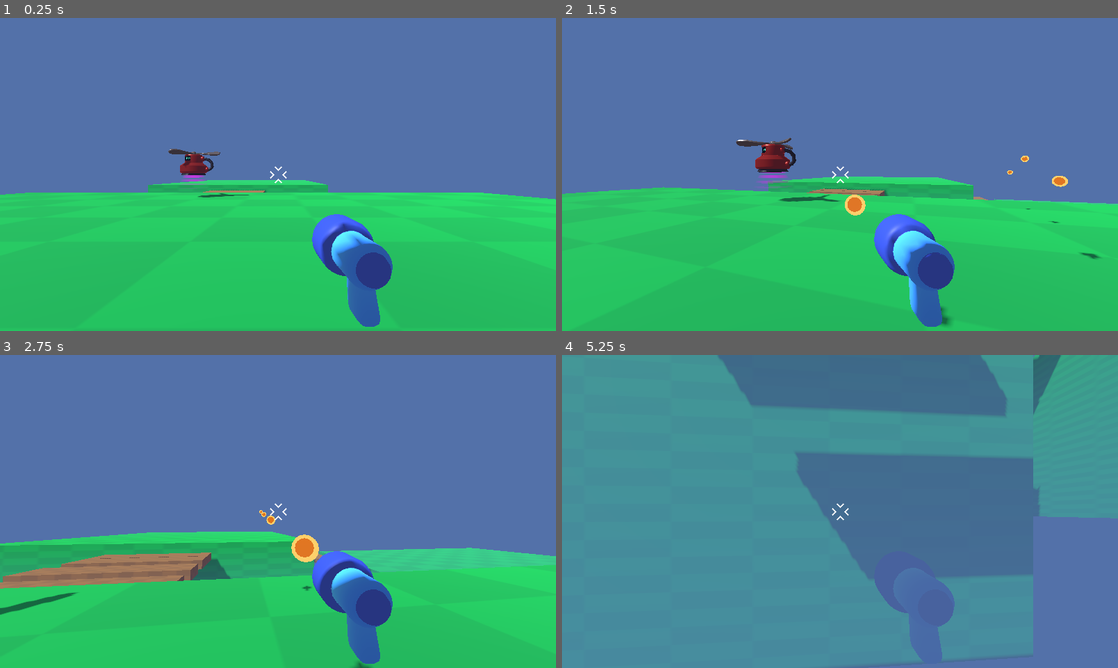
Above: before the commit, frames 1-4 (two rows, left to right).
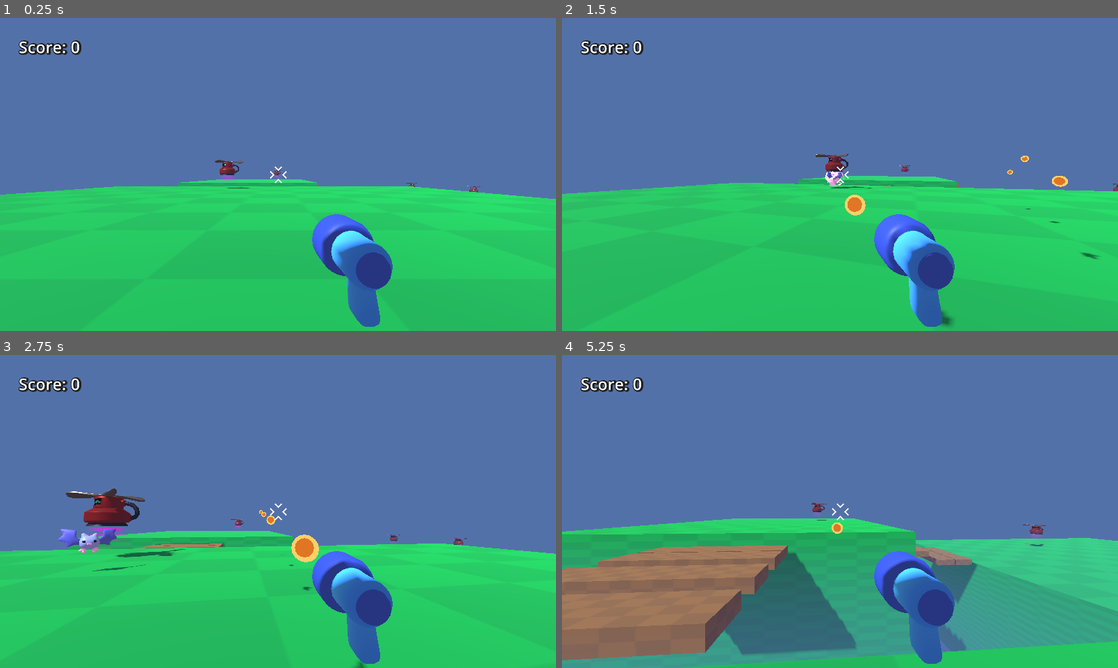
Above: after the commit, the same moments.

Repository: matheusfillipe/godot-3d-shooter
Game: Godot game, scene res://game.tscn
The game is run twice, just before and just after one commit, with the same random seed, the same clock (stepped at 60 frames per second) and the same inputs.
Inputs (mouse positions are in pixels of both pictures, inside the frame that each line leads up to):
- Up to frame 1 (0.25 s): no input
- Up to frame 2 (1.5 s): move the mouse to (867, 174) at 0.52 s; press the mouse at (867, 174) at 0.53 s; hold W (move_forward) from 0.53 s (still down); tap Space (jump) at 0.77 s; move the mouse to (812, 174) at 1.27 s; release the mouse at (812, 174) at 1.28 s; click (812, 174) at 1.35 s
- Up to frame 3 (2.75 s): keep holding W (move_forward); tap Space (jump) at 1.52 s; move the mouse to (289, 505) at 2.02 s; press the mouse at (289, 505) at 2.03 s
- Up to frame 4 (5.25 s): keep holding W (move_forward); move the mouse to (834, 517) at 2.77 s; release the mouse at (834, 517) at 2.78 s; click (834, 517) at 2.85 s; tap Space (jump) at 3.02, 3.77, 4.52 s; move the mouse to (878, 514) at 3.52 s; press the mouse at (878, 514) at 3.53 s; move the mouse to (795, 508) at 4.27 s; release the mouse at (795, 508) at 4.28 s; click (795, 508) at 4.35 s; move the mouse to (845, 511) at 5.02 s; press the mouse at (845, 511) at 5.03 s

The runs differ from the first frame. In frame 1, 2.8% of the frame differs, in the area x 1-100%, y 7-78%; in frame 2, 4.5%; in frame 3, 12%; in frame 4, 88%, in the area x 0-100%, y 0-100%.

Commit message:
end tutorial

Diff:
--- /dev/null
+++ b/game.gd
@@ -0,0 +1,21 @@
+extends Node3D
+var score = 0
+@onready var label: Label = %Label
+
+func increase_score() -> void:
+	score += 1
+	label.text = "Score: " + str(score)
+
+func do_puff(mob: Node) -> void:
+	const SMOKE_PUFF = preload("res://mob/smoke_puff/smoke_puff.tscn")
+	var smoke = SMOKE_PUFF.instantiate()
+	add_child(smoke)
+	smoke.global_position = mob.global_position
+
+func _on_mob_spawner_mob_spawned(mob: Node) -> void:
+	mob.died.connect(increase_score)
+	mob.freed.connect(do_puff)
+	do_puff(mob)
+
+func _on_kill_plane_body_entered(body: Node3D) -> void:
+	get_tree().reload_current_scene.call_deferred()
--- a/game.tscn
+++ b/game.tscn
@@ -1,9 +1,20 @@
-[gd_scene load_steps=6 format=3 uid="uid://dr87vl1oid6ap"]
-
+[gd_scene load_steps=9 format=3 uid="uid://dr87vl1oid6ap"]
+
+[ext_resource type="Script" uid="uid://bgq6uobk4v6fy" path="res://game.gd" id="1_7jktm"]
 [ext_resource type="PackedScene" uid="uid://bj5itwqkvy5mj" path="res://player/player.tscn" id="1_80nbo"]
 [ext_resource type="Material" uid="uid://gd5asgop2wrh" path="res://level/platform.tres" id="1_feb5d"]
 [ext_resource type="Material" uid="uid://b27440y565rx0" path="res://level/bridge.tres" id="2_feb5d"]
 [ext_resource type="PackedScene" uid="uid://88dxb6q616t" path="res://mob/spawner/mob_spawner.tscn" id="4_fc0e3"]
+
+[sub_resource type="LabelSettings" id="LabelSettings_fc0e3"]
+font_size = 56
+outline_size = 7
+outline_color = Color(0, 0, 0, 1)
+shadow_size = 18
+shadow_color = Color(0.141176, 0.141176, 0.141176, 0.968627)
+shadow_offset = Vector2(3.54, 1)
+
+[sub_resource type="WorldBoundaryShape3D" id="WorldBoundaryShape3D_7jktm"]
 
 [sub_resource type="Environment" id="Environment_80nbo"]
 background_mode = 1
@@ -23,6 +34,29 @@
 volumetric_fog_density = 0.1185
 
 [node name="Game" type="Node3D"]
+script = ExtResource("1_7jktm")
+
+[node name="Label" type="Label" parent="."]
+unique_name_in_owner = true
+offset_left = 62.0
+offset_top = 59.0
+offset_right = 274.0
+offset_bottom = 136.0
+size_flags_horizontal = 0
+size_flags_vertical = 0
+text = "Score: 0"
+label_settings = SubResource("LabelSettings_fc0e3")
+
+[node name="KillPlane" type="Area3D" parent="."]
+collision_mask = 2
+
+[node name="CollisionShape3D" type="CollisionShape3D" parent="KillPlane"]
+transform = Transform3D(1, 0, 0, 0, 1, 0, 0, 0, 1, 0, -39.1654, 0)
+shape = SubResource("WorldBoundaryShape3D_7jktm")
+
+[node name="Player" parent="." instance=ExtResource("1_80nbo")]
+transform = Transform3D(1, 0, 0, 0, 1, 0, 0, 0, 1, 1.92647, 0, 10.7498)
+collision_layer = 3
 
 [node name="CSGBox3D" type="CSGBox3D" parent="."]
 transform = Transform3D(6.4, 0, 0, 0, 1, 0, 0, 0, 5.2, 0, -11, 0)
@@ -127,9 +161,6 @@
 use_collision = true
 size = Vector3(6, 1, 2)
 material = ExtResource("2_feb5d")
-
-[node name="Player" parent="." instance=ExtResource("1_80nbo")]
-transform = Transform3D(1, 0, 0, 0, 1, 0, 0, 0, 1, 2, 0, 2)
 
 [node name="DirectionalLight3D" type="DirectionalLight3D" parent="."]
 transform = Transform3D(-3.78552e-08, 0.866025, -0.5, -0.5, 0.433013, 0.75, 0.866025, 0.25, 0.433013, 0, 20, 0)
@@ -139,5 +170,38 @@
 [node name="WorldEnvironment" type="WorldEnvironment" parent="."]
 environment = SubResource("Environment_80nbo")
 
-[node name="MobSpawner" parent="." instance=ExtResource("4_fc0e3")]
+[node name="Spawners" type="Node" parent="."]
+
+[node name="MobSpawner" parent="Spawners" instance=ExtResource("4_fc0e3")]
 transform = Transform3D(1, 0, 0, 0, 1, 0, 0, 0, 1, -3.70887, 0.0828068, -11.7236)
+spawn_interval = 4
+
+[node name="MobSpawner2" parent="Spawners" instance=ExtResource("4_fc0e3")]
+transform = Transform3D(1, 0, 0, 0, 1, 0, 0, 0, 1, 1.36407, 0.0828068, -50.0963)
+spawn_interval = 4
+
+[node name="MobSpawner3" parent="Spawners" instance=ExtResource("4_fc0e3")]
+transform = Transform3D(1, 0, 0, 0, 1, 0, 0, 0, 1, 38.5409, -3.62826, -45.1726)
+spawn_interval = 4
+
+[node name="MobSpawner6" parent="Spawners" instance=ExtResource("4_fc0e3")]
+transform = Transform3D(1, 0, 0, 0, 1, 0, 0, 0, 1, 49.8949, -4.21449, -39.2035)
+spawn_interval = 4
+
+[node name="MobSpawner4" parent="Spawners" instance=ExtResource("4_fc0e3")]
+transform = Transform3D(1, 0, 0, 0, 1, 0, 0, 0, 1, 56.9107, 0.481269, 3.16472)
+spawn_interval = 4
+
+[node name="MobSpawner5" parent="Spawners" instance=ExtResource("4_fc0e3")]
+transform = Transform3D(1, 0, 0, 0, 1, 0, 0, 0, 1, 42.7954, 0.481269, 3.16472)
+spawn_interval = 4
+
+[connection signal="body_entered" from="KillPlane" to="." method="_on_kill_plane_body_entered"]
+[connection signal="mob_spawned" from="Spawners/MobSpawner" to="." method="_on_mob_spawner_mob_spawned"]
+[connection signal="mob_spawned" from="Spawners/MobSpawner2" to="." method="_on_mob_spawner_mob_spawned"]
+[connection signal="mob_spawned" from="Spawners/MobSpawner3" to="." method="_on_mob_spawner_mob_spawned"]
+[connection signal="mob_spawned" from="Spawners/MobSpawner6" to="." method="_on_mob_spawner_mob_spawned"]
+[connection signal="mob_spawned" from="Spawners/MobSpawner4" to="." method="_on_mob_spawner_mob_spawned"]
+[connection signal="mob_spawned" from="Spawners/MobSpawner5" to="." method="_on_mob_spawner_mob_spawned"]
+
+[editable path="Spawners/MobSpawner"]
--- a/mob/mob.gd
+++ b/mob/mob.gd
@@ -1,10 +1,15 @@
 extends RigidBody3D
+
+signal died
+signal freed
 
 var health = 3
 var speed = randf_range(2, 4)
 
 @onready var bat_model = %bat_model
 @onready var player = get_node("/root/Game/Player")
+@onready var hurt_sound: AudioStreamPlayer3D = %HurtSound
+@onready var die_sound: AudioStreamPlayer3D = %DieSound
 
 func _physics_process(delta: float) -> void:
 	var direction = global_position.direction_to(player.global_position)
@@ -17,6 +22,7 @@
 		return
 
 	bat_model.hurt()
+	hurt_sound.play()
 	health -= 1
 	if health == 0:
 		set_physics_process(false)
@@ -26,7 +32,10 @@
 		apply_central_impulse(direction * 10.0 + random_upward_force)
 		%DeathTimer.start()
 		lock_rotation = false
+		died.emit()
+		die_sound.play()
 
 
 func _on_death_timer_timeout() -> void:
+	freed.emit(self)
 	queue_free()
--- a/mob/mob.tscn
+++ b/mob/mob.tscn
@@ -1,7 +1,9 @@
-[gd_scene load_steps=4 format=3 uid="uid://uw8barblxj8t"]
+[gd_scene load_steps=6 format=3 uid="uid://uw8barblxj8t"]
 
 [ext_resource type="Script" uid="uid://bwy3pewuyutx1" path="res://mob/mob.gd" id="1_6jlfs"]
 [ext_resource type="PackedScene" uid="uid://ctvsvu355yk54" path="res://mob/bat_model.tscn" id="1_7b8ug"]
+[ext_resource type="AudioStream" uid="uid://cq1wiwv4y2n4j" path="res://mob/mob_take_damage.wav" id="3_pirjb"]
+[ext_resource type="AudioStream" uid="uid://eq6g0rvbnoxl" path="res://mob/mob_ko.wav" id="4_mixeo"]
 
 [sub_resource type="SphereShape3D" id="SphereShape3D_6jlfs"]
 radius = 0.314781
@@ -22,4 +24,14 @@
 wait_time = 12.0
 one_shot = true
 
+[node name="HurtSound" type="AudioStreamPlayer3D" parent="."]
+unique_name_in_owner = true
+stream = ExtResource("3_pirjb")
+volume_db = -7.855
+
+[node name="DieSound" type="AudioStreamPlayer3D" parent="."]
+unique_name_in_owner = true
+stream = ExtResource("4_mixeo")
+volume_db = -5.203
+
 [connection signal="timeout" from="DeathTimer" to="." method="_on_death_timer_timeout"]
--- a/mob/spawner/mob_spawner.gd
+++ b/mob/spawner/mob_spawner.gd
@@ -1,13 +1,26 @@
 extends Node3D
 
+signal mob_spawned(mob: Node)
+
 @export var spawn_scene: PackedScene = null
+@export var spawn_interval: int = 2
 
 @onready var marker_3d: Marker3D = %Marker3D
 @onready var timer: Timer = %Timer
 
-
+func _ready() -> void:
+	timer.wait_time = spawn_interval
 
 func _on_timer_timeout() -> void:
 	var new_mob = spawn_scene.instantiate()
 	add_child(new_mob)
 	new_mob.global_position = marker_3d.global_position
+	mob_spawned.emit(new_mob)
+
+
+func _on_area_3d_body_entered(body: Node3D) -> void:
+	timer.start()
+	_on_timer_timeout()
+
+func _on_area_3d_body_exited(body: Node3D) -> void:
+	timer.stop()
--- a/mob/spawner/mob_spawner.tscn
+++ b/mob/spawner/mob_spawner.tscn
@@ -1,8 +1,11 @@
-[gd_scene load_steps=4 format=3 uid="uid://88dxb6q616t"]
+[gd_scene load_steps=5 format=3 uid="uid://88dxb6q616t"]
 
 [ext_resource type="Script" uid="uid://doce3bv3b01pc" path="res://mob/spawner/mob_spawner.gd" id="1_68dvk"]
 [ext_resource type="PackedScene" uid="uid://uw8barblxj8t" path="res://mob/mob.tscn" id="2_skyhy"]
 [ext_resource type="PackedScene" uid="uid://dbt0d7vk84781" path="res://mob/spawner_model.tscn" id="3_skyhy"]
+
+[sub_resource type="SphereShape3D" id="SphereShape3D_skyhy"]
+radius = 20.0
 
 [node name="MobSpawner" type="Node3D"]
 script = ExtResource("1_68dvk")
@@ -15,9 +18,16 @@
 [node name="Timer" type="Timer" parent="."]
 unique_name_in_owner = true
 wait_time = 2.0
-autostart = true
 
 [node name="spawner_model" parent="." instance=ExtResource("3_skyhy")]
 transform = Transform3D(1, 0, 0, 0, 1, 0, 0, 0, 1, 0, 2, 0)
 
+[node name="Area3D" type="Area3D" parent="."]
+collision_mask = 2
+
+[node name="CollisionShape3D" type="CollisionShape3D" parent="Area3D"]
+shape = SubResource("SphereShape3D_skyhy")
+
 [connection signal="timeout" from="Timer" to="." method="_on_timer_timeout"]
+[connection signal="body_entered" from="Area3D" to="." method="_on_area_3d_body_entered"]
+[connection signal="body_exited" from="Area3D" to="." method="_on_area_3d_body_exited"]
--- a/player/player.gd
+++ b/player/player.gd
@@ -42,3 +42,4 @@
 
 	bullet.global_transform = %Marker3D.global_transform
 	%ShootTimer.start()
+	%AudioStreamPlayer.play()
--- a/player/player.tscn
+++ b/player/player.tscn
@@ -1,8 +1,9 @@
-[gd_scene load_steps=6 format=3 uid="uid://bj5itwqkvy5mj"]
+[gd_scene load_steps=7 format=3 uid="uid://bj5itwqkvy5mj"]
 
 [ext_resource type="PackedScene" uid="uid://ca4hy4pjysotu" path="res://player/simple_gun/gun_model.glb" id="1_oul6g"]
 [ext_resource type="Script" uid="uid://s7vdorm2mqi6" path="res://player/player.gd" id="1_rkbax"]
 [ext_resource type="Texture2D" uid="uid://drfcwdqr5w6lt" path="res://player/reticle.png" id="3_g1dw6"]
+[ext_resource type="AudioStream" uid="uid://det4bibbk1bq4" path="res://player/gun_shoot.wav" id="4_yw30f"]
 
 [sub_resource type="CapsuleShape3D" id="CapsuleShape3D_kqu6x"]
 
@@ -51,3 +52,7 @@
 unique_name_in_owner = true
 wait_time = 0.2
 one_shot = true
+
+[node name="AudioStreamPlayer" type="AudioStreamPlayer" parent="."]
+unique_name_in_owner = true
+stream = ExtResource("4_yw30f")
Not shown, added: game.gd.uid
